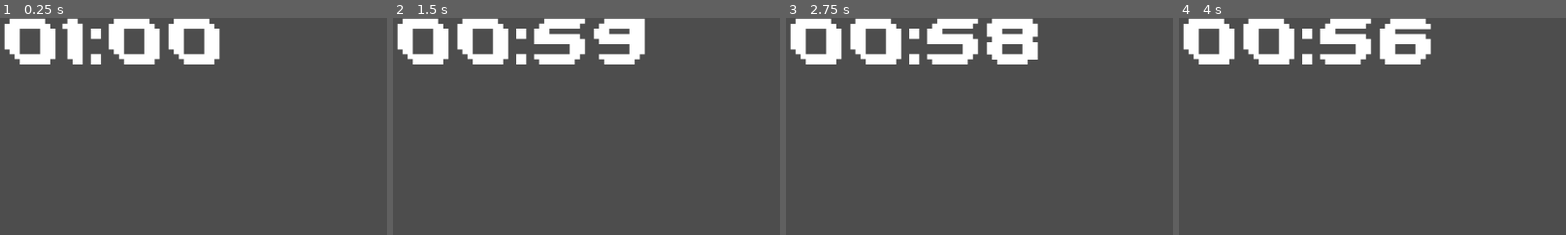
Above: before the commit, frames 1-4 (left to right).
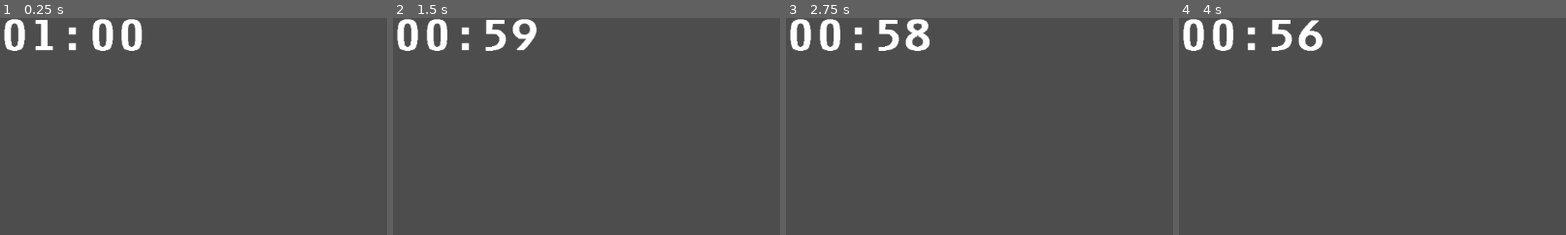
Above: after the commit, the same moments.

Repository: jTendeck/copsnrobbazjam
Game: Godot game, scene res://scenes/ui/countdown.tscn
Two runs of this game, one before a commit and one after it. Both use one fixed random seed, a clock stepped at 60 frames per second and the inputs below. This scene is started directly instead of the project's main scene.
Inputs:
- Up to frame 1 (0.25 s): no input
- Up to frame 2 (1.5 s): tap Enter at 0.5 s; tap Space at 1.25 s
- Up to frame 3 (2.75 s): no input
- Up to frame 4 (4 s): tap Enter at 2.75 s; tap Space at 3.5 s
The pictures show only the part of the screen within x 0-50%, y 0-50%; the shares and areas given below are measured in that part.

The runs differ from the first frame. In frame 1, 6.9% of the frame differs, in the area x 1-57%, y 0-22%; in frame 2, 8.0%; in frame 3, 8.3%, in the area x 1-66%, y 0-22%; in frame 4, 8.1%.

Commit message:
made working score ui

Diff:
--- a/globals/global_variables.gd
+++ b/globals/global_variables.gd
@@ -2,3 +2,7 @@
 
 
 var current_player_number = 1
+
+var player_score = [99,15,0,0]
+
+var global_time = 0.0
--- a/scenes/ui/countdown.tscn
+++ b/scenes/ui/countdown.tscn
@@ -1,6 +1,7 @@
-[gd_scene load_steps=2 format=3 uid="uid://bipr3efcq0pkg"]
+[gd_scene load_steps=3 format=3 uid="uid://c78wosnilxoxt"]
 
-[ext_resource type="Script" uid="uid://boy7ob7j6ygn8" path="res://scripts/countdown.gd" id="1_pkq0j"]
+[ext_resource type="Script" path="res://scripts/countdown.gd" id="1_pkq0j"]
+[ext_resource type="FontFile" uid="uid://dnnkqjwiwktrp" path="res://assets/fonts/F25_Bank_Printer.ttf" id="2_fw4rc"]
 
 [node name="Countdown" type="Node2D"]
 script = ExtResource("1_pkq0j")
@@ -8,10 +9,11 @@
 [node name="Timer" type="Timer" parent="."]
 
 [node name="RichTextLabel" type="RichTextLabel" parent="."]
-offset_right = 200.0
-offset_bottom = 130.0
+offset_right = 291.0
+offset_bottom = 69.0
+theme_override_fonts/normal_font = ExtResource("2_fw4rc")
 theme_override_font_sizes/bold_italics_font_size = 1
-theme_override_font_sizes/normal_font_size = 84
+theme_override_font_sizes/normal_font_size = 64
 bbcode_enabled = true
 text = "00:00"
 fit_content = true
--- a/scenes/ui/global_theme.tres
+++ /dev/null
@@ -1,6 +0,0 @@
-[gd_resource type="Theme" load_steps=2 format=3 uid="uid://daxxhs0lp4mrr"]
-
-[ext_resource type="FontFile" uid="uid://rpbgfy40kyto" path="res://assets/fonts/Warnet-Crime.ttf" id="1_a0xwb"]
-
-[resource]
-font/fonts/ui_main_font = ExtResource("1_a0xwb")
--- a/scenes/ui/lobby.tscn
+++ b/scenes/ui/lobby.tscn
@@ -1,6 +1,6 @@
 [gd_scene load_steps=6 format=3 uid="uid://n661k67kvlnx"]
 
-[ext_resource type="Script" uid="uid://bne2t3i18umde" path="res://scenes/ui/lobby.gd" id="1_6oakf"]
+[ext_resource type="Script" uid="uid://bne2t3i18umde" path="res://scripts/lobby.gd" id="1_6oakf"]
 [ext_resource type="FontFile" uid="uid://dnnkqjwiwktrp" path="res://assets/fonts/F25_Bank_Printer.ttf" id="2_efll3"]
 [ext_resource type="Texture2D" uid="uid://boxuunhyi3i3x" path="res://assets/sprites/refresh_icon.png" id="3_5t5el"]
 [ext_resource type="AudioStream" uid="uid://cj7lx70en1t6v" path="res://assets/sound/sfx/basic_button_sound.mp3" id="4_2rbxb"]
--- /dev/null
+++ b/scenes/ui/score_ui_left.tscn
@@ -0,0 +1,38 @@
+[gd_scene load_steps=3 format=3 uid="uid://gyh3d5jc4dcg"]
+
+[ext_resource type="Script" uid="uid://b70k77e1bwf54" path="res://scripts/score_ui.gd" id="1_8xhb5"]
+[ext_resource type="FontFile" uid="uid://dnnkqjwiwktrp" path="res://assets/fonts/F25_Bank_Printer.ttf" id="1_l8dn8"]
+
+[node name="ScoreUi" type="Control"]
+layout_mode = 3
+anchors_preset = 15
+anchor_right = 1.0
+anchor_bottom = 1.0
+grow_horizontal = 2
+grow_vertical = 2
+script = ExtResource("1_8xhb5")
+
+[node name="HSplitContainer" type="HSplitContainer" parent="."]
+layout_mode = 0
+offset_right = 123.0
+offset_bottom = 40.0
+split_offset = 56
+
+[node name="Score" type="RichTextLabel" parent="HSplitContainer"]
+layout_mode = 2
+theme_override_fonts/normal_font = ExtResource("1_l8dn8")
+theme_override_font_sizes/normal_font_size = 32
+bbcode_enabled = true
+text = "0"
+fit_content = true
+scroll_active = false
+horizontal_alignment = 2
+vertical_alignment = 1
+
+[node name="PlayerName" type="RichTextLabel" parent="HSplitContainer"]
+layout_mode = 2
+theme_override_fonts/normal_font = ExtResource("1_l8dn8")
+theme_override_font_sizes/normal_font_size = 32
+bbcode_enabled = true
+text = "P1"
+vertical_alignment = 1
--- /dev/null
+++ b/scenes/ui/score_ui_right.tscn
@@ -0,0 +1,38 @@
+[gd_scene load_steps=3 format=3 uid="uid://dy2vpnsne3p60"]
+
+[ext_resource type="FontFile" uid="uid://dnnkqjwiwktrp" path="res://assets/fonts/F25_Bank_Printer.ttf" id="1_k0csb"]
+[ext_resource type="Script" uid="uid://b70k77e1bwf54" path="res://scripts/score_ui.gd" id="1_lwy4s"]
+
+[node name="ScoreUi" type="Control"]
+layout_mode = 3
+anchors_preset = 15
+anchor_right = 1.0
+anchor_bottom = 1.0
+grow_horizontal = 2
+grow_vertical = 2
+script = ExtResource("1_lwy4s")
+
+[node name="HSplitContainer" type="HSplitContainer" parent="."]
+layout_mode = 0
+offset_right = 120.0
+offset_bottom = 40.0
+split_offset = 54
+
+[node name="PlayerName" type="RichTextLabel" parent="HSplitContainer"]
+layout_mode = 2
+theme_override_fonts/normal_font = ExtResource("1_k0csb")
+theme_override_font_sizes/normal_font_size = 32
+bbcode_enabled = true
+text = "P1"
+scroll_active = false
+horizontal_alignment = 2
+vertical_alignment = 1
+
+[node name="Score" type="RichTextLabel" parent="HSplitContainer"]
+layout_mode = 2
+theme_override_fonts/normal_font = ExtResource("1_k0csb")
+theme_override_font_sizes/normal_font_size = 32
+bbcode_enabled = true
+text = "0"
+scroll_active = false
+vertical_alignment = 1
--- a/scenes/ui/lobby.gd
+++ b/scripts/lobby.gd
@@ -85,6 +85,8 @@
 
 func _on_button_pressed() -> void:
 
+	button_sound.play()
+
 	if is_hosting:
 
 		SignalManager.host_game_pressed.emit()
--- /dev/null
+++ b/scripts/score_ui.gd
@@ -0,0 +1,9 @@
+extends Control
+
+var player_num = 2
+@onready var player_name_text = $HSplitContainer/PlayerName
+@onready var player_score_text = $HSplitContainer/Score
+
+func _ready() -> void:
+	player_name_text.text = "P" + str(player_num)
+	player_score_text.text = str(GlobalVariables.player_score[player_num-1])
Renamed: scenes/ui/lobby.gd.uid -> scripts/lobby.gd.uid
Not shown, added: scripts/score_ui.gd.uid
Not shown, changed: assets/sound/sfx/basic_button_sound.mp3
